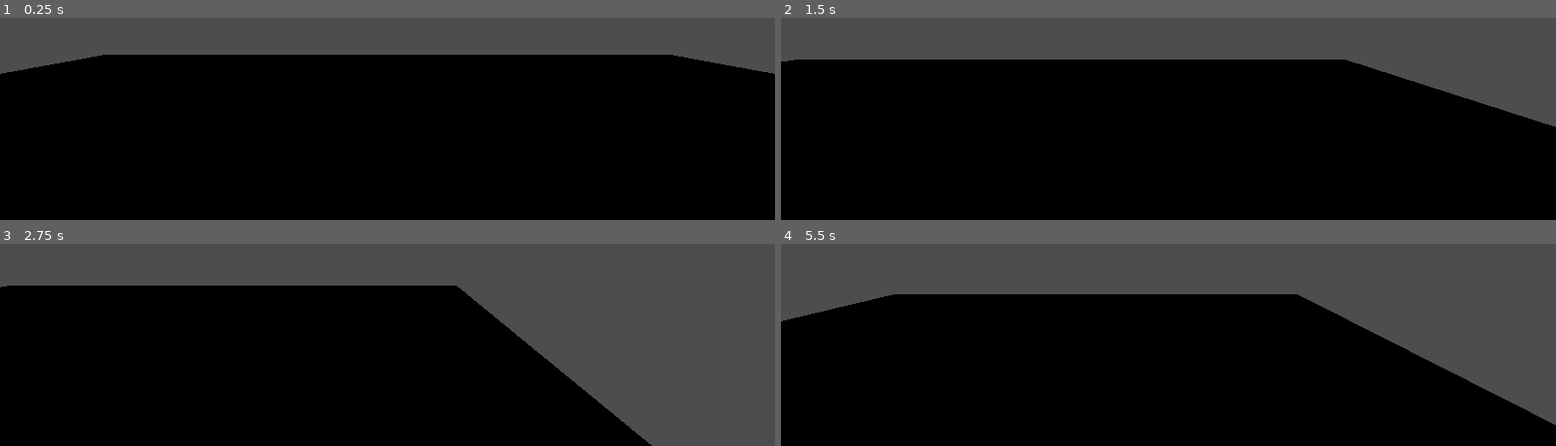
Above: before the commit, frames 1-4 (two rows, left to right).
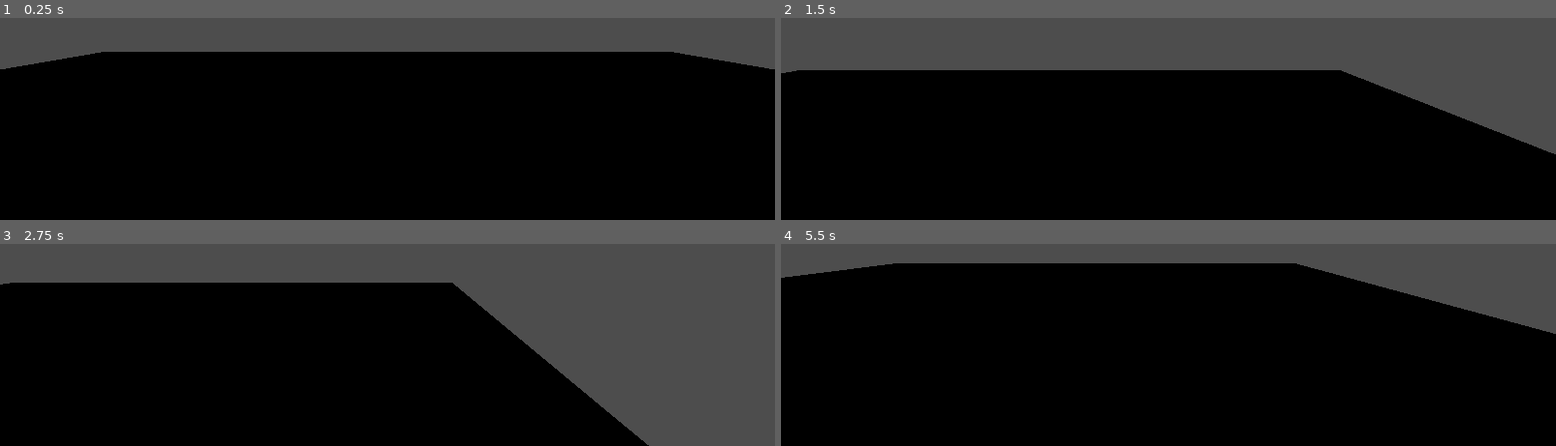
Above: after the commit, the same moments.

Repository: memjamim/FishGame
Game: Godot game, scene res://benscene.tscn
Same seed, same stepped clock (60 frames per second), same inputs: the game is played once before the commit and once after it. The project has no main scene, so this scene is started directly.
Inputs:
- Up to frame 1 (0.25 s): no input
- Up to frame 2 (1.5 s): tap Enter at 0.5 s; hold D (right) 0.53-1.28 s; tap W (foward) at 0.6, 1.35 s; tap Space (jump) at 0.77 s; hold S (back) from 1.28 s (still down)
- Up to frame 3 (2.75 s): tap Space (jump) at 1.52, 2 s; release S (back) at 2.03 s; hold D (right) from 2.03 s (still down); tap W (foward) at 2.1 s
- Up to frame 4 (5.5 s): tap W (foward) every 0.75 s from 2.85 to 5.1 s; tap Space (jump) at 3.02, 3.77, 4.52 s; release D (right) at 3.53 s; hold A (left) 3.53-5.03 s; hold S (back) from 5.03 s (still down)

The runs differ from the first frame. In frame 1, 1.5% of the frame differs, in the area x 0-100%, y 16-28%; in frame 2, 6.6%; in frame 3, 1.0%; in frame 4, 21%, in the area x 0-100%, y 9-90%.

Commit message:
full movement
air and water

Diff:
--- a/fish-game-project-folder/player.gd
+++ b/fish-game-project-folder/player.gd
@@ -1,6 +1,6 @@
 extends CharacterBody3D
 
-var IS_IN_WATER: bool = true
+var IS_IN_WATER: bool = false
 
 const SPEED = 5.0
 const JUMP_VELOCITY = 4.5
@@ -29,10 +29,12 @@
 	if direction:
 		velocity.x = direction.x * SPEED
 		velocity.z = direction.z * SPEED
-		velocity.y = direction.y * SPEED
+		if IS_IN_WATER:
+			velocity.y = direction.y * SPEED
 	else:
 		velocity.x = move_toward(velocity.x, 0, SPEED)
 		velocity.z = move_toward(velocity.z, 0, SPEED)
-		velocity.y = move_toward(velocity.y, 0, SPEED)
+		if IS_IN_WATER:
+			velocity.y = move_toward(velocity.y, 0, SPEED)
 
 	move_and_slide()
